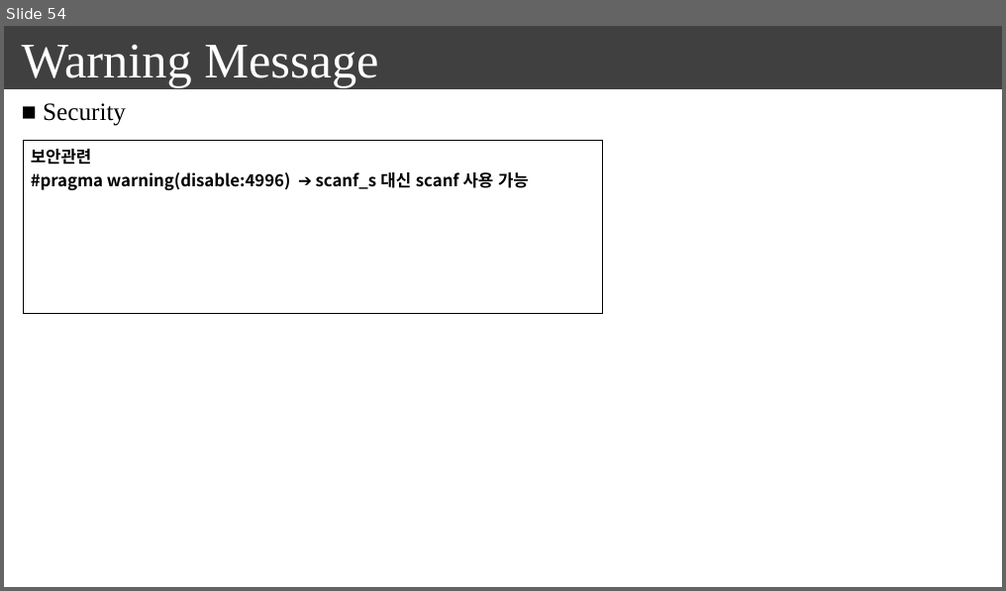
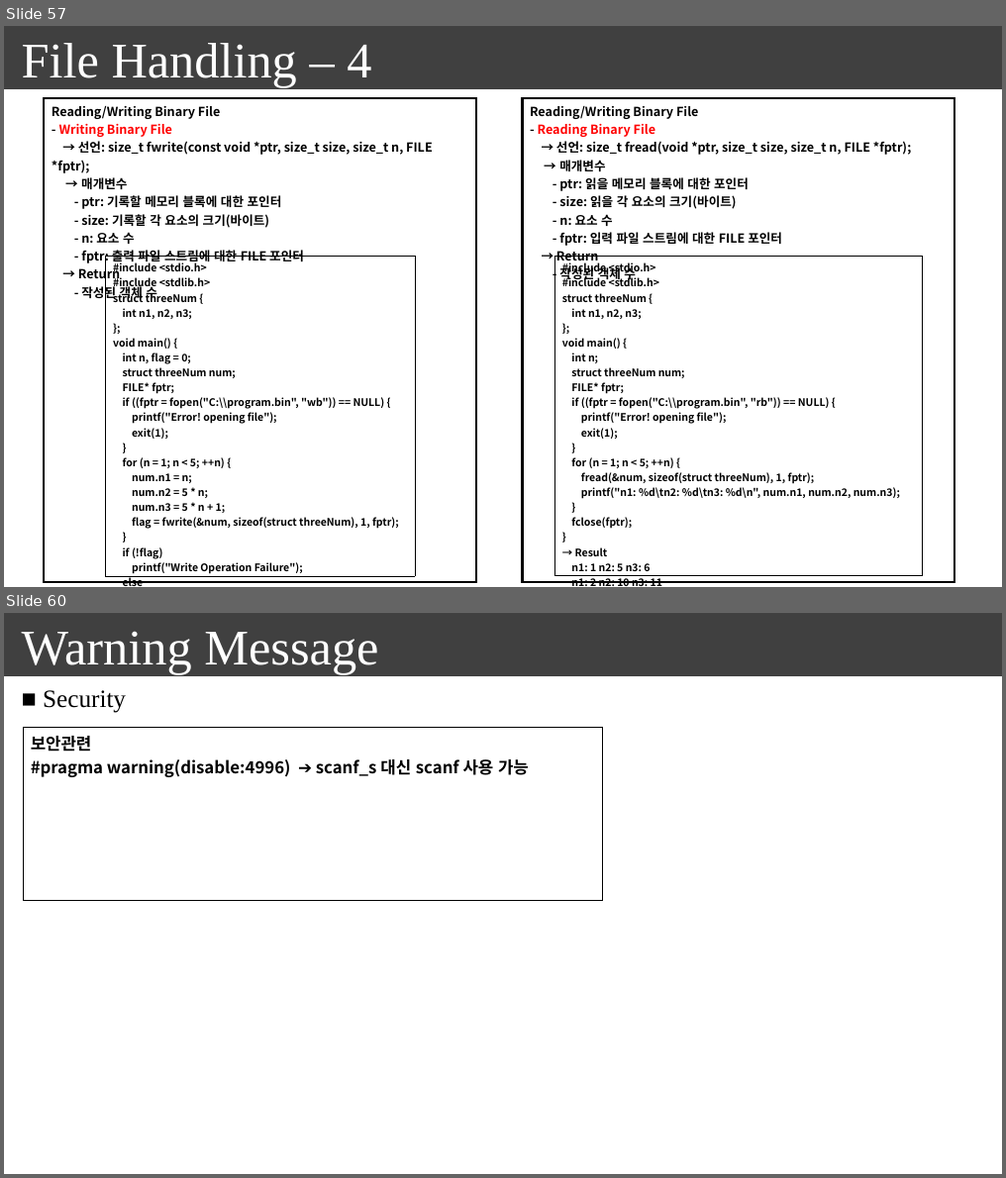
Before and after one commit to seonghokim/Study, a slide deck: everything in c.pptx. Shown one above the other, each under a label of ours: slide 54 before the commit, slides 57 and 60 after it; the slides between them are not shown. The pictures are 1006x591 and 1006x1178 pixels, drawn with LibreOffice and Linux fonts; fonts in the diff are those of the drawing. Boxes give left, top, right and bottom in pixels: in the first picture for what was removed or moved away, otherwise in the second. Text is boxed around its words. In the diff, an @@ line names an element or a change of style, - is before the commit and + after.

```diff
--- a/everything in c.pptx
+++ b/everything in c.pptx
@@ slide 57 added at (x1=4, y1=26, x2=1002, y2=587), background #FFFFFF; not listed: 1 template element that a slide beside it also shows @@
@@ text added at (x1=22, y1=43, x2=371, y2=87), 48 pt, text #FFFFFF @@
+File Handling – 4
@@ table added at (x1=44, y1=98, x2=476, y2=583), 1 rows, 1 columns @@
+Reading/Writing Binary File / - Writing Binary File / → 선언: size_t fwrite(const void *ptr, size_t size, size_t n, FILE *fptr); / → 매개변수 / - ptr: 기록할 메모리 블록에 대한 포인터 / - size: 기록할 각 요소의 크기(바이트) / - n: 요소 수 / - fptr: 출력 파일 스트림에 대한 FILE 포인터 / → Return / - 작성된 객체 수
@@ table added at (x1=522, y1=98, x2=954, y2=583), 1 rows, 1 columns @@
+Reading/Writing Binary File / - Reading Binary File / → 선언: size_t fread(void *ptr, size_t size, size_t n, FILE *fptr); / → 매개변수 / - ptr: 읽을 메모리 블록에 대한 포인터 / - size: 읽을 각 요소의 크기(바이트) / - n: 요소 수 / - fptr: 입력 파일 스트림에 대한 FILE 포인터 / → Return / - 작성된 객체 수
@@ table added at (x1=106, y1=257, x2=415, y2=587), 1 rows, 1 columns @@
+#include <stdio.h> / #include <stdlib.h> / struct threeNum { / int n1, n2, n3; / }; / void main() { / int n, flag = 0; / struct threeNum num; / FILE* fptr; / if ((fptr = fopen("C:\\program.bin", "wb")) == NULL) { / printf("Error! opening file"); / exit(1); / } / for (n = 1; n < 5; ++n) { / num.n1 = n; / num.n2 = 5 * n; / num.n3 = 5 * n + 1; / flag = fwrite(&num, sizeof(struct threeNum), 1, fptr); / } / if (!flag) / printf("Write Operation Failure"); / else / printf("Write Operation Successful"); / fclose(fptr); / }
@@ table added at (x1=555, y1=257, x2=923, y2=587), 1 rows, 1 columns @@
+#include <stdio.h> / #include <stdlib.h> / struct threeNum { / int n1, n2, n3; / }; / void main() { / int n; / struct threeNum num; / FILE* fptr; / if ((fptr = fopen("C:\\program.bin", "rb")) == NULL) { / printf("Error! opening file"); / exit(1); / } / for (n = 1; n < 5; ++n) { / fread(&num, sizeof(struct threeNum), 1, fptr); / printf("n1: %d\tn2: %d\tn3: %d\n", num.n1, num.n2, num.n3); / } / fclose(fptr); / } / → Result / n1: 1 n2: 5 n3: 6 n1: 2 n2: 10 n3: 11 n1: 3 n2: 15 n3: 16 n1: 4 n2: 20 n3: 21
@@ what was slide 54 is now slide 60 @@
```
Also in this commit, not shown: 2 slides changed, 5 other slides added.
